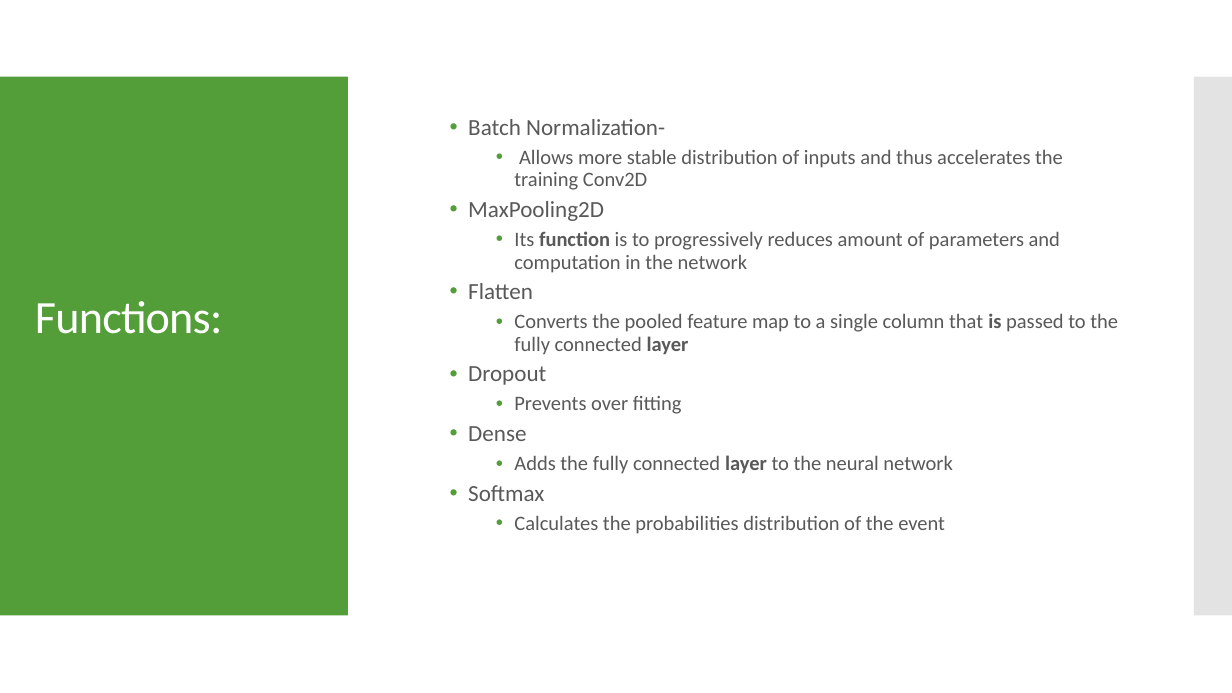
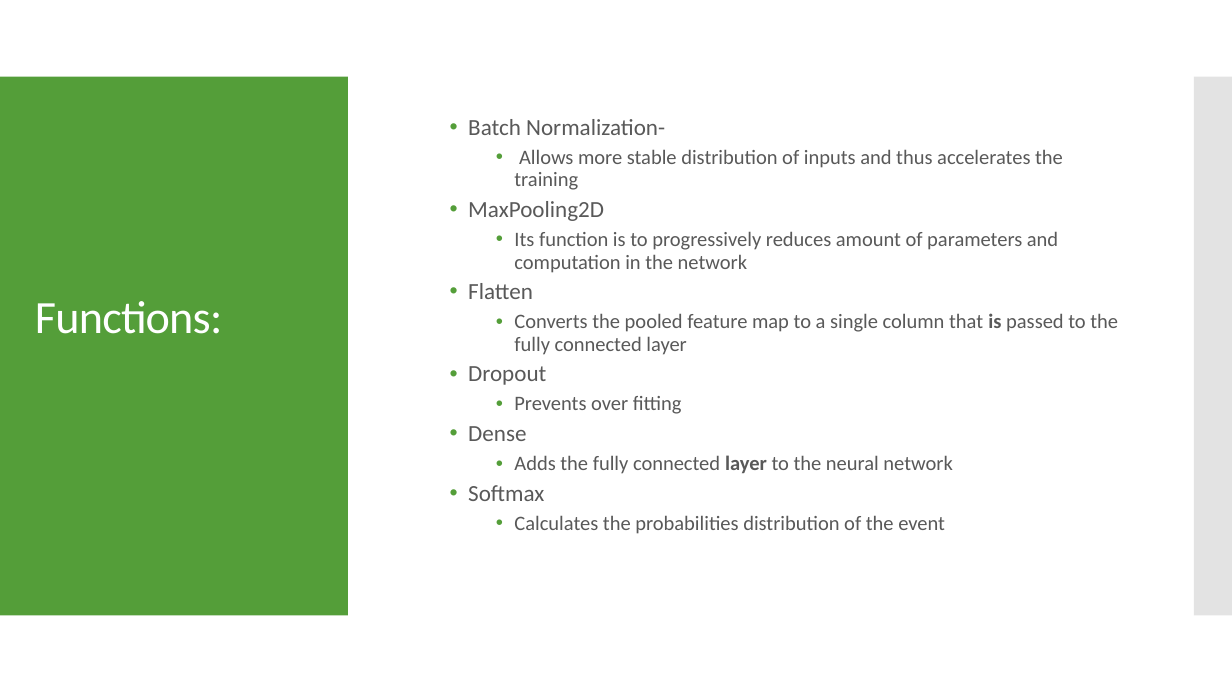
Before and after one commit to SazidAlam/Plant-Disease-Detection, a slide deck: slide 7 of FarzeenNazPromi1620225042/MidPoint_ProgressAndPlans.pptx. Drawn at 1232x693 pixels with LibreOffice and Linux fonts; fonts in the diff are those of the drawing. Boxes give left, top, right and bottom in pixels: in the first picture for what was removed or moved away, otherwise in the second. Text is boxed around its words. In the diff, an @@ line names an element or a change of style, - is before the commit and + after.

Commit message:
edit

```diff
--- a/FarzeenNazPromi1620225042/MidPoint_ProgressAndPlans.pptx
+++ b/FarzeenNazPromi1620225042/MidPoint_ProgressAndPlans.pptx
@@ text at [514,149,1063,190]: text changed @@
-    • Allows more stable distribution of inputs and thus accelerates the training Conv2D
+    • Allows more stable distribution of inputs and thus accelerates the training
@@ text at [514,231,1118,355]: bold off in "function", "layer" @@
```
Also in this commit, not shown: 1 other slide changed.
